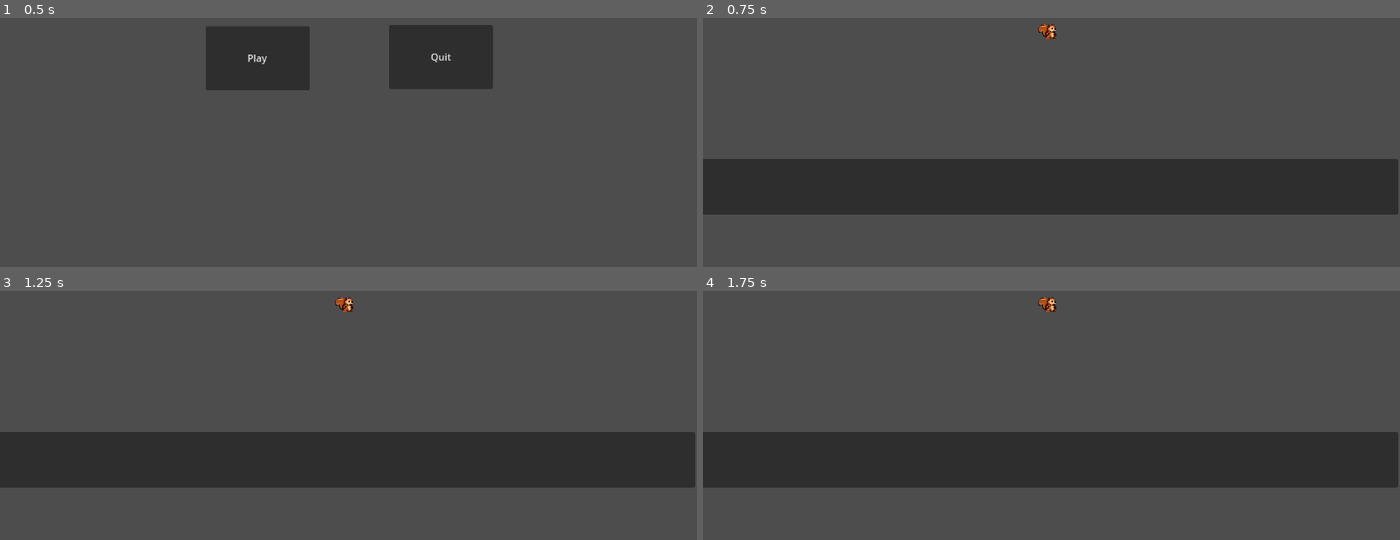
Above: before the commit, frames 1-4 (two rows, left to right).
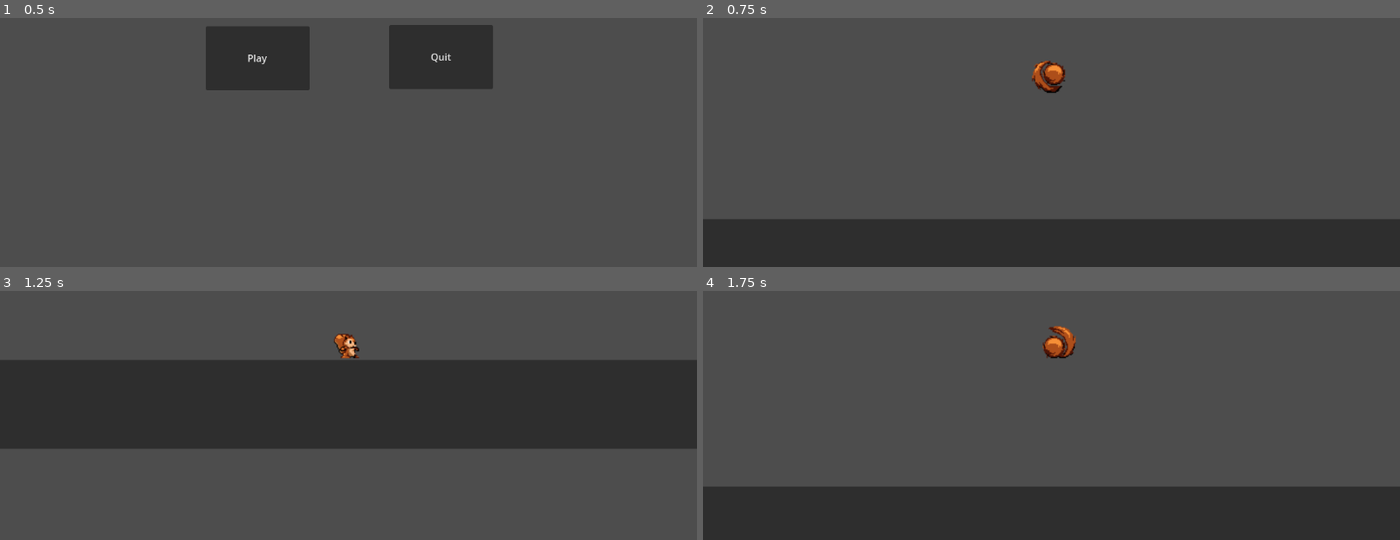
Above: after the commit, the same moments.

Repository: Trituss/UltraAlfa
Game: Godot game, scene res://main.tscn
Same seed, same stepped clock (60 frames per second), same inputs: the game is played once before the commit and once after it.
Inputs:
- Up to frame 1 (0.5 s): no input
- Up to frame 2 (0.75 s): click "Play" at 0.5 s
- Up to frame 3 (1.25 s): no input
- Up to frame 4 (1.75 s): tap Enter (ui_accept) at 1.25, 1.35, 1.52 s; hold Right (ui_right) from 1.28 s (still down)

Frame 1 is identical in both runs. In frame 2, 42% of the frame differs, in the area x 0-100%, y 2-100%; in frame 3, 44%, in the area x 0-100%, y 2-80%; in frame 4, 43%.

Commit message:
Agregado de movimiento

Diff:
--- a/Player/player.gd
+++ b/Player/player.gd
@@ -2,13 +2,11 @@
 
 
 const SPEED = 300.0
-const JUMP_VELOCITY = -400.0
+const JUMP_VELOCITY = -500.0
 
 # Get the gravity from the project settings to be synced with RigidBody nodes.
 var gravity = ProjectSettings.get_setting("physics/2d/default_gravity")
-
-func _ready():
-	get_node("AnimatedSprite2D").play("Idle")
+@onready var anim = get_node("AnimationPlayer")
 
 func _physics_process(delta):
 	# Add the gravity.
@@ -18,13 +16,24 @@
 	# Handle Jump.
 	if Input.is_action_just_pressed("ui_accept") and is_on_floor():
 		velocity.y = JUMP_VELOCITY
+		anim.play("Jump")
 
 	# Get the input direction and handle the movement/deceleration.
 	# As good practice, you should replace UI actions with custom gameplay actions.
 	var direction = Input.get_axis("ui_left", "ui_right")
+	print(direction)
+	if direction ==-1:
+			get_node("AnimatedSprite2D").flip_h = true
+	elif direction == 1:
+			get_node("AnimatedSprite2D").flip_h = false
+
 	if direction:
 		velocity.x = direction * SPEED
+		if velocity.y ==0:
+			anim.play("Run")
 	else:
 		velocity.x = move_toward(velocity.x, 0, SPEED)
+		if velocity.y ==0:
+			anim.play("Idle")
 
 	move_and_slide()
--- a/Player/player.tscn
+++ b/Player/player.tscn
@@ -1,5 +1,6 @@
-[gd_scene load_steps=21 format=3 uid="uid://b6bwjctxgrdkq"]
-
+[gd_scene load_steps=27 format=3 uid="uid://b6bwjctxgrdkq"]
+
+[ext_resource type="Script" path="res://Player/player.gd" id="1_ca1qo"]
 [ext_resource type="Texture2D" uid="uid://cxcws3s4wvtie" path="res://SPRITES/player/idle/player-idle-1.png" id="1_qraml"]
 [ext_resource type="Texture2D" uid="uid://5p4gcgwtdtgp" path="res://SPRITES/player/idle/player-idle-2.png" id="2_87lqi"]
 [ext_resource type="Texture2D" uid="uid://nrx5djlebq6i" path="res://SPRITES/player/idle/player-idle-3.png" id="3_i3au1"]
@@ -20,8 +21,8 @@
 [ext_resource type="Texture2D" uid="uid://biqy0qripfor5" path="res://SPRITES/player/run/player-run-6.png" id="18_whttb"]
 
 [sub_resource type="CapsuleShape2D" id="CapsuleShape2D_efksa"]
-radius = 18.0
-height = 64.0
+radius = 13.0
+height = 28.0
 
 [sub_resource type="SpriteFrames" id="SpriteFrames_32u5a"]
 animations = [{
@@ -95,7 +96,130 @@
 "speed": 5.0
 }]
 
+[sub_resource type="Animation" id="Animation_vmabe"]
+resource_name = "Idle"
+length = 1.4
+loop_mode = 1
+tracks/0/type = "value"
+tracks/0/imported = false
+tracks/0/enabled = true
+tracks/0/path = NodePath("AnimatedSprite2D:animation")
+tracks/0/interp = 1
+tracks/0/loop_wrap = true
+tracks/0/keys = {
+"times": PackedFloat32Array(0),
+"transitions": PackedFloat32Array(1),
+"update": 1,
+"values": [&"Idle"]
+}
+tracks/1/type = "value"
+tracks/1/imported = false
+tracks/1/enabled = true
+tracks/1/path = NodePath("AnimatedSprite2D:frame")
+tracks/1/interp = 1
+tracks/1/loop_wrap = true
+tracks/1/keys = {
+"times": PackedFloat32Array(0, 0.2, 0.4, 0.6, 0.8, 1, 1.2),
+"transitions": PackedFloat32Array(1, 1, 1, 1, 1, 1, 1),
+"update": 1,
+"values": [1, 2, 3, 4, 5, 6, 7]
+}
+
+[sub_resource type="Animation" id="Animation_vndpa"]
+resource_name = "Jump"
+length = 0.65
+loop_mode = 1
+tracks/0/type = "value"
+tracks/0/imported = false
+tracks/0/enabled = true
+tracks/0/path = NodePath("AnimatedSprite2D:animation")
+tracks/0/interp = 1
+tracks/0/loop_wrap = true
+tracks/0/keys = {
+"times": PackedFloat32Array(0),
+"transitions": PackedFloat32Array(1),
+"update": 1,
+"values": [&"Jump"]
+}
+tracks/1/type = "value"
+tracks/1/imported = false
+tracks/1/enabled = true
+tracks/1/path = NodePath("AnimatedSprite2D:frame")
+tracks/1/interp = 1
+tracks/1/loop_wrap = true
+tracks/1/keys = {
+"times": PackedFloat32Array(0, 0.2, 0.4, 0.6),
+"transitions": PackedFloat32Array(1, 1, 1, 1),
+"update": 1,
+"values": [0, 1, 2, 3]
+}
+
+[sub_resource type="Animation" id="Animation_5ja4g"]
+length = 0.001
+tracks/0/type = "value"
+tracks/0/imported = false
+tracks/0/enabled = true
+tracks/0/path = NodePath("AnimatedSprite2D:frame")
+tracks/0/interp = 1
+tracks/0/loop_wrap = true
+tracks/0/keys = {
+"times": PackedFloat32Array(0),
+"transitions": PackedFloat32Array(1),
+"update": 1,
+"values": [0]
+}
+tracks/1/type = "value"
+tracks/1/imported = false
+tracks/1/enabled = true
+tracks/1/path = NodePath("AnimatedSprite2D:animation")
+tracks/1/interp = 1
+tracks/1/loop_wrap = true
+tracks/1/keys = {
+"times": PackedFloat32Array(0),
+"transitions": PackedFloat32Array(1),
+"update": 1,
+"values": [&"Run"]
+}
+
+[sub_resource type="Animation" id="Animation_r6vfp"]
+resource_name = "Run"
+length = 0.6
+loop_mode = 1
+tracks/0/type = "value"
+tracks/0/imported = false
+tracks/0/enabled = true
+tracks/0/path = NodePath("AnimatedSprite2D:animation")
+tracks/0/interp = 1
+tracks/0/loop_wrap = true
+tracks/0/keys = {
+"times": PackedFloat32Array(0),
+"transitions": PackedFloat32Array(1),
+"update": 1,
+"values": [&"Run"]
+}
+tracks/1/type = "value"
+tracks/1/imported = false
+tracks/1/enabled = true
+tracks/1/path = NodePath("AnimatedSprite2D:frame")
+tracks/1/interp = 1
+tracks/1/loop_wrap = true
+tracks/1/keys = {
+"times": PackedFloat32Array(0, 0.1, 0.2, 0.3, 0.4, 0.5),
+"transitions": PackedFloat32Array(1, 1, 1, 1, 1, 1),
+"update": 1,
+"values": [0, 1, 2, 3, 4, 5]
+}
+
+[sub_resource type="AnimationLibrary" id="AnimationLibrary_j2ljr"]
+_data = {
+"Idle": SubResource("Animation_vmabe"),
+"Jump": SubResource("Animation_vndpa"),
+"RESET": SubResource("Animation_5ja4g"),
+"Run": SubResource("Animation_r6vfp")
+}
+
 [node name="player" type="CharacterBody2D"]
+script = ExtResource("1_ca1qo")
 
 [node name="CollisionShape2D" type="CollisionShape2D" parent="."]
 shape = SubResource("CapsuleShape2D_efksa")
@@ -103,4 +227,15 @@
 [node name="AnimatedSprite2D" type="AnimatedSprite2D" parent="."]
 position = Vector2(4, -5)
 sprite_frames = SubResource("SpriteFrames_32u5a")
-animation = &"Idle"
+animation = &"Run"
+
+[node name="Camera2D" type="Camera2D" parent="."]
+zoom = Vector2(1.6, 1.6)
+
+[node name="AnimationTree" type="AnimationTree" parent="."]
+
+[node name="AnimationPlayer" type="AnimationPlayer" parent="."]
+autoplay = "Jump"
+libraries = {
+"": SubResource("AnimationLibrary_j2ljr")
+}
--- a/world.tscn
+++ b/world.tscn
@@ -11,7 +11,7 @@
 [node name="World" type="Node2D"]
 
 [node name="player" parent="." instance=ExtResource("1_wxp8t")]
-position = Vector2(573, 256)
+position = Vector2(575, 301)
 
 [node name="StaticBody2D" type="StaticBody2D" parent="."]
 
